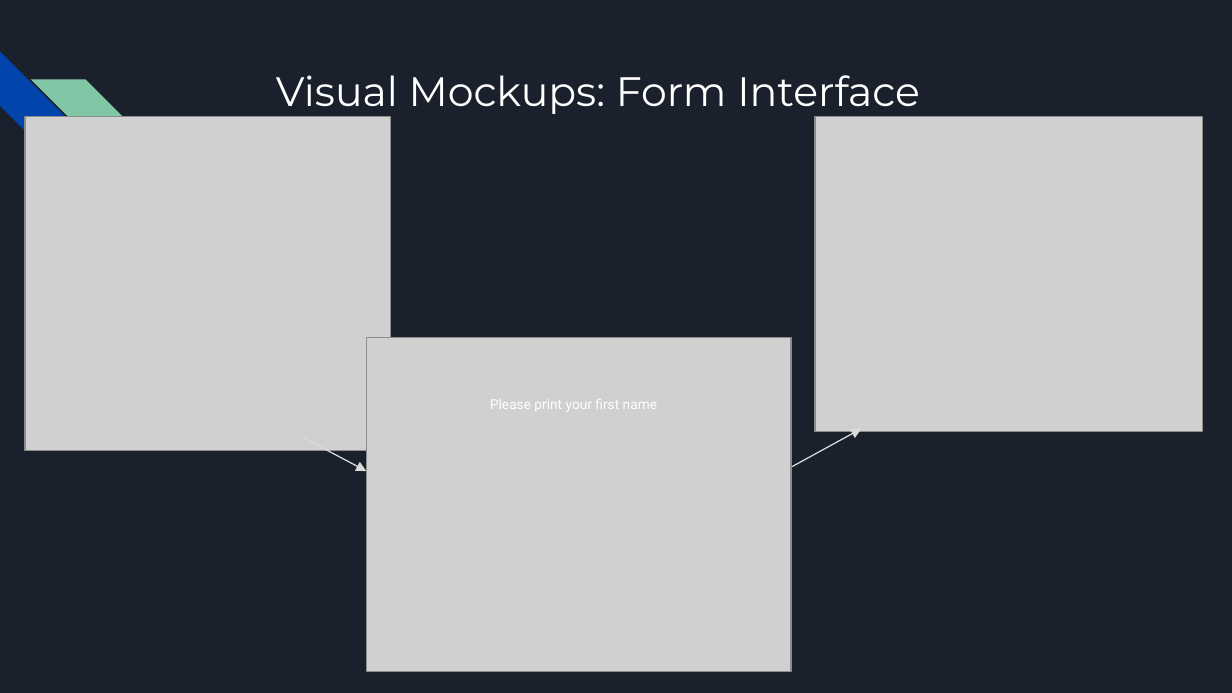
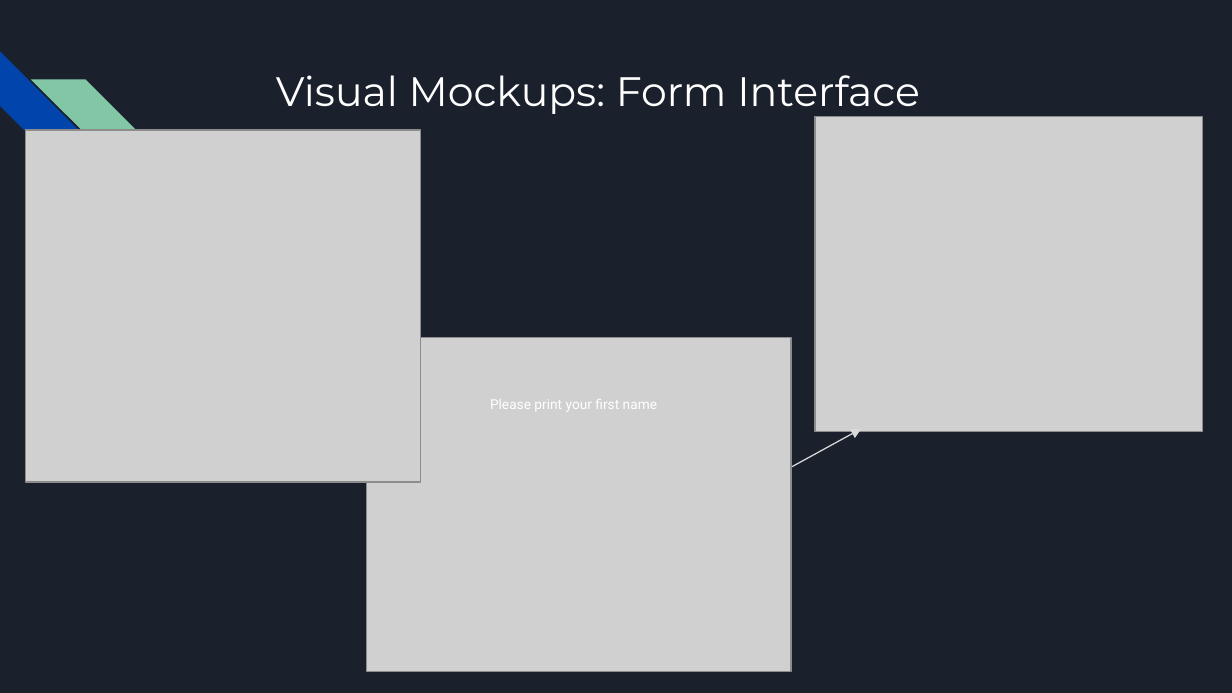
Before and after one commit to Thysbelon/Thysbelon.github.io, a slide deck: slide 5 of content/New-Media-Projects/Empathize/Midterm Presentation.pptx. Drawn at 1232x693 pixels with LibreOffice and Linux fonts; fonts in the diff are those of the drawing; grey boxes stand for pictures. Boxes give left, top, right and bottom in pixels: in the first picture for what was removed or moved away, otherwise in the second. Text is boxed around its words. In the diff, an @@ line names an element or a change of style, - is before the commit and + after.

```diff
--- a/content/New-Media-Projects/Empathize/Midterm Presentation.pptx
+++ b/content/New-Media-Projects/Empathize/Midterm Presentation.pptx
@@ picture: place and size @@
-picture at (25,117,389,451)
+picture at (26,129,421,482)
@@ arrow removed from (303, 437) to (366, 471) @@
```
Also in this commit, not shown: 2 other slides changed, 2 slides added, 2 slides removed, 4 other files.
